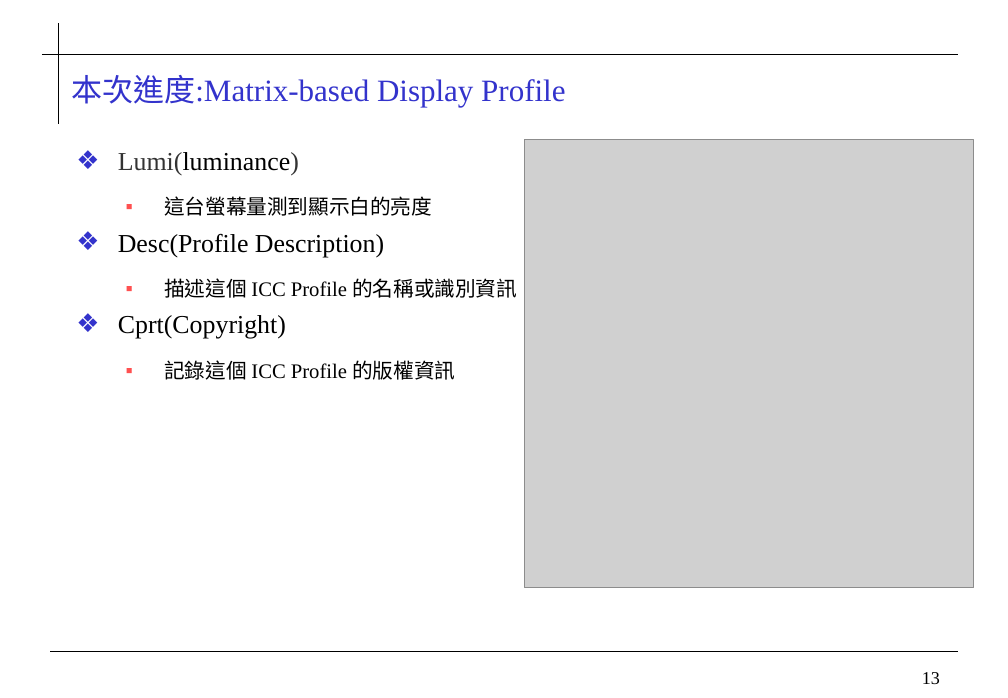
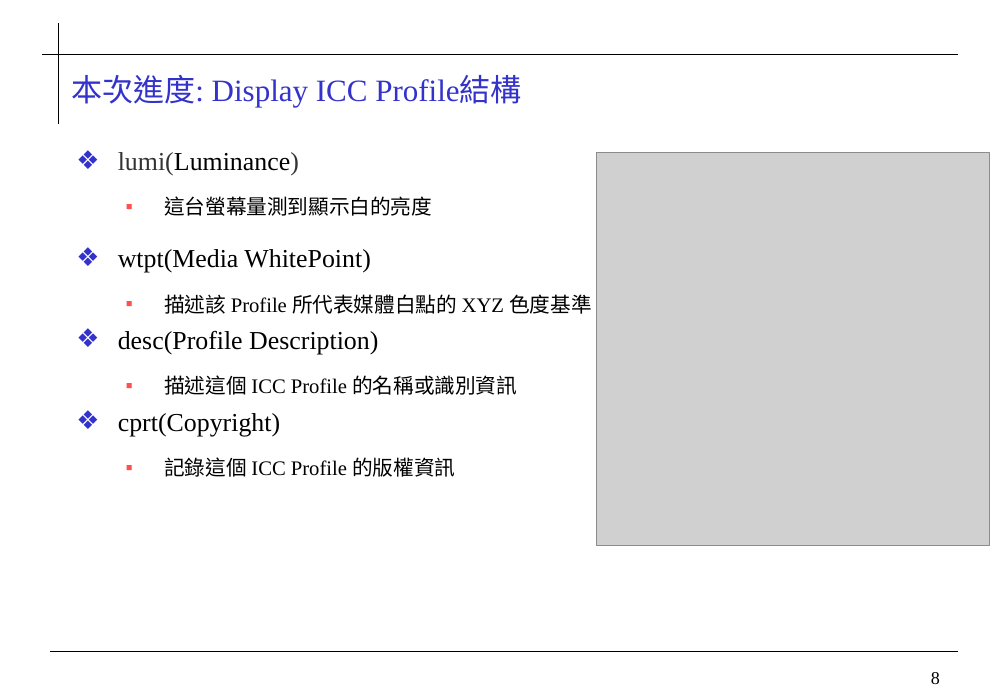
Before and after one commit to 0ilasis0/home, a slide deck: slide 8 of ICCPROFILE_0920.pptx (slide 13 before the commit). Drawn at 1008x698 pixels with LibreOffice and Linux fonts; fonts in the diff are those of the drawing; grey boxes stand for pictures; background and template pictures are left out. Boxes give left, top, right and bottom in pixels: in the first picture for what was removed or moved away, otherwise in the second. Text is boxed around its words. In the diff, an @@ line names an element or a change of style, - is before the commit and + after.

```diff
--- a/ICCPROFILE_0920.pptx
+++ b/ICCPROFILE_0920.pptx
@@ title at [71,75,522,107]: text changed @@
-本次進度:Matrix-based Display Profile
+本次進度: Display ICC Profile結構
@@ text at [118,152,299,176]: text changed @@
-  ❖ Lumi(luminance)
+  ❖ lumi(Luminance)
@@ picture: place and size @@
-picture at [524,140,974,587]
+picture at [597,153,990,544]
@@ text at [118,249,591,355]: text changed @@
-❖ Desc(Profile Description)
+❖ wtpt(Media WhitePoint)
+  ▪ 描述該 Profile 所代表媒體白點的 XYZ 色度基準
+❖ desc(Profile Description)
@@ text at [118,413,280,437]: text changed @@
-❖ Cprt(Copyright)
+❖ cprt(Copyright)
@@ page number at [931,672,940,684]: text changed @@
-13
+8
```
Also in this commit, not shown: 9 other slides changed, 2 slides removed.
